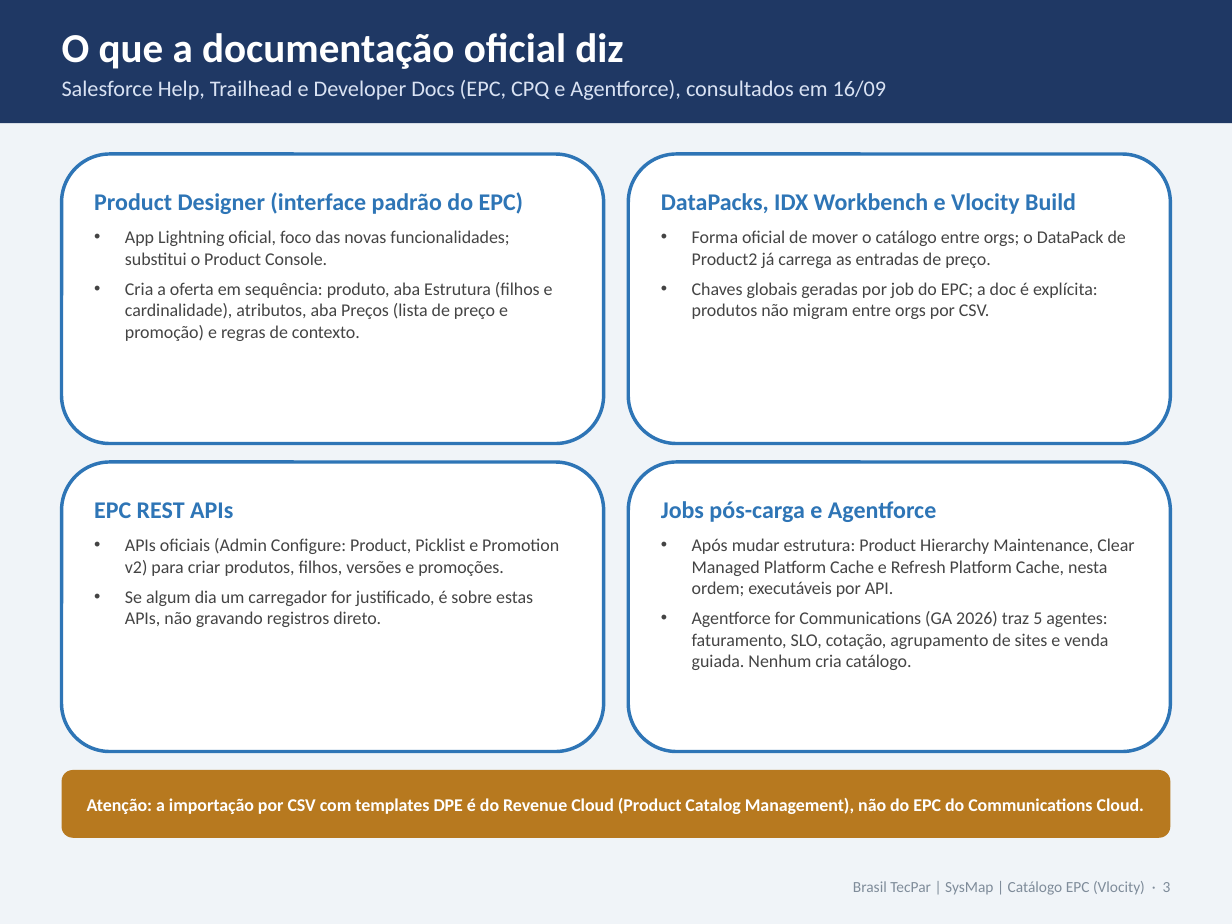
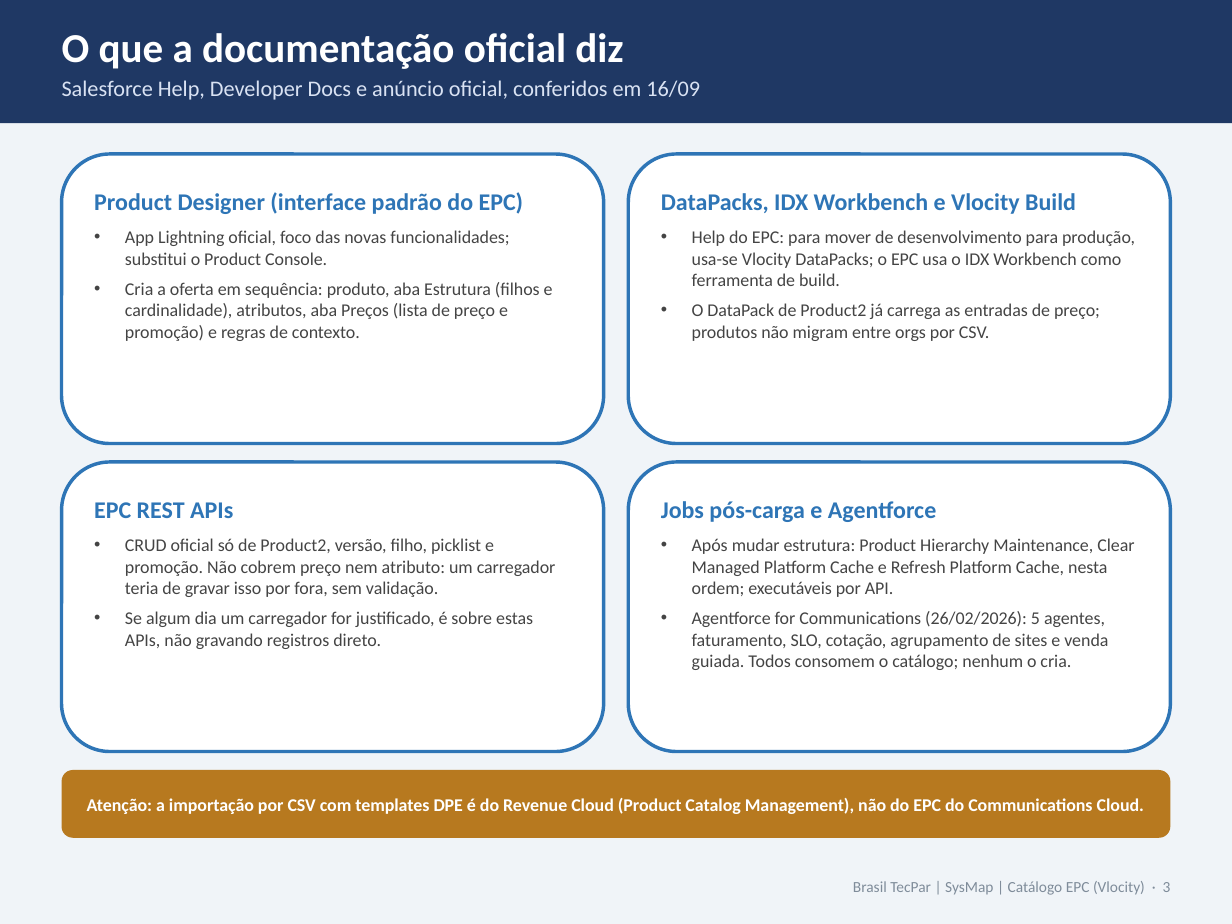
Before and after one commit to Dbelt337/diario-implantacao, a slide deck: slide 3 of docs/deck-catalogo/Catalogo_Carga_e_Manutencao_v2_Rota_Padrao.pptx. Drawn at 1232x924 pixels with LibreOffice and Linux fonts; fonts in the diff are those of the drawing. Boxes give left, top, right and bottom in pixels: in the first picture for what was removed or moved away, otherwise in the second. Text is boxed around its words. In the diff, an @@ line names an element or a change of style, - is before the commit and + after.

```diff
--- a/docs/deck-catalogo/Catalogo_Carga_e_Manutencao_v2_Rota_Padrao.pptx
+++ b/docs/deck-catalogo/Catalogo_Carga_e_Manutencao_v2_Rota_Padrao.pptx
@@ text in rectangle at (x1=62, y1=80, x2=700, y2=100): text changed @@
-Salesforce Help, Trailhead e Developer Docs (EPC, CPQ e Agentforce), consultados em 16/09
+Salesforce Help, Developer Docs e anúncio oficial, conferidos em 16/09
@@ text in rounded rectangle at (x1=692, y1=230, x2=1135, y2=341): text changed @@
-• Forma oficial de mover o catálogo entre orgs; o DataPack de Product2 já carrega as entradas de preço.
-• Chaves globais geradas por job do EPC; a doc é explícita: produtos não migram entre orgs por CSV.
+• Help do EPC: para mover de desenvolvimento para produção, usa-se Vlocity DataPacks; o EPC usa o IDX Workbench como ferramenta de build.
+• O DataPack de Product2 já carrega as entradas de preço; produtos não migram entre orgs por CSV.
@@ text in rounded rectangle at (x1=125, y1=538, x2=556, y2=597): text changed @@
-• APIs oficiais (Admin Configure: Product, Picklist e Promotion v2) para criar produtos, filhos, versões e promoções.
+• CRUD oficial só de Product2, versão, filho, picklist e promoção. Não cobrem preço nem atributo: um carregador teria de gravar isso por fora, sem validação.
@@ text in rounded rectangle at (x1=692, y1=611, x2=1108, y2=670): text changed @@
-• Agentforce for Communications (GA 2026) traz 5 agentes: faturamento, SLO, cotação, agrupamento de sites e venda guiada. Nenhum cria catálogo.
+• Agentforce for Communications (26/02/2026): 5 agentes, faturamento, SLO, cotação, agrupamento de sites e venda guiada. Todos consomem o catálogo; nenhum o cria.
```
Also in this commit, not shown: 2 other slides changed, 2 other files.
